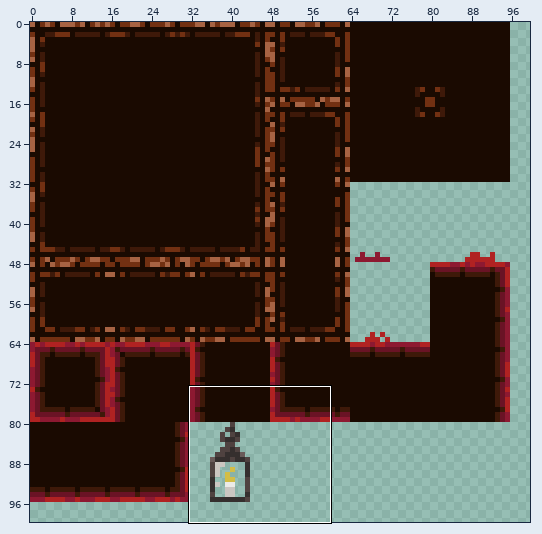
Sprite sheet: Assets/TileSet.png. The picture above shows the old version from afar; the outline marks the close-up.
Close-up. Before the commit:
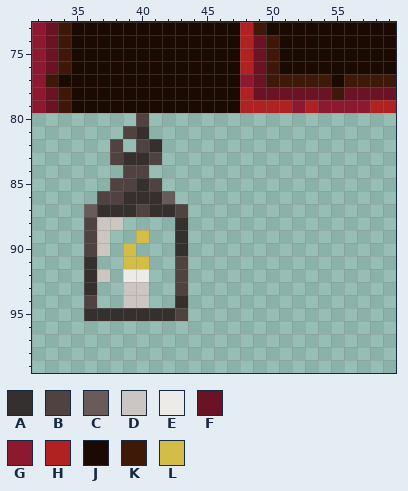
The file is 128x128 pixels. Shown: x 32..59, y 73..99. The wide view leaves out empty margins.
Palette (. is transparent): A #352f2e  B #4f4240  C #695b59  D #cbc6c1  E #ecebe7  F #6a1325  G #8d1931  H #b02222  J #1a0a01  K #3e1909  L #d3bd46
Pixels before, first column x 32:
73 GFKJJJJJJJJJJJJJHKJJJJJJJJJJ
74 GFKJJJJJJJJJJJJJHFKJJJJJJJJJ
75 GFKJJJJJJJJJJJJJHFKJJJJJJJJJ
76 GFKJJJJJJJJJJJJJHFKJJJJJJJJJ
77 GKJJJJJJJJJJJJJJGFKKKKKJKKKK
78 GFKJJJJJJJJJJJJJHFFFFFFKFFFF
79 GFKJJJJJJJJJJJJJHHHHGHGGGGHH
80 ........B...................
81 .......BA...................
82 ......B.BA..................
83 ......BAAB..................
84 .......BB...................
85 ......BBAB..................
86 .....BBAAAC.................
87 ....CAAABAAB................
88 ....BDD....A................
89 ....BD..L..A................
90 ....BD.L...A................
91 ....A..LL..B................
92 ....AD.EE..B................
93 ....A..DD..B................
94 ....B..DD..A................
95 ....AAAAAAAB................
New version:
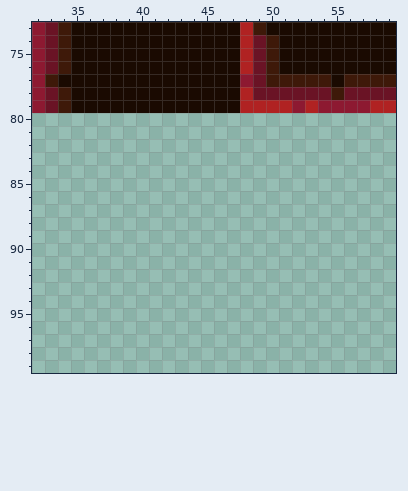
Edits made:
Changed rows in their new state; - is an unchanged pixel.
first column x 36:
 80 ----.---
 81 ---..---
 82 --.-..--
 83 --....--
 84 ---..---
 85 --....--
 86 -......-
 87 ........
 88 ...----.
 89 ..--.--.
 90 ..-.---.
 91 .--..--.
 92 ..-..--.
 93 .--..--.
 94 .--..--.
 95 ........
Boxes around the changes in both close-ups, in picture pixels (x1, y1, x2, y2):
erased: (84, 113, 188, 321)
